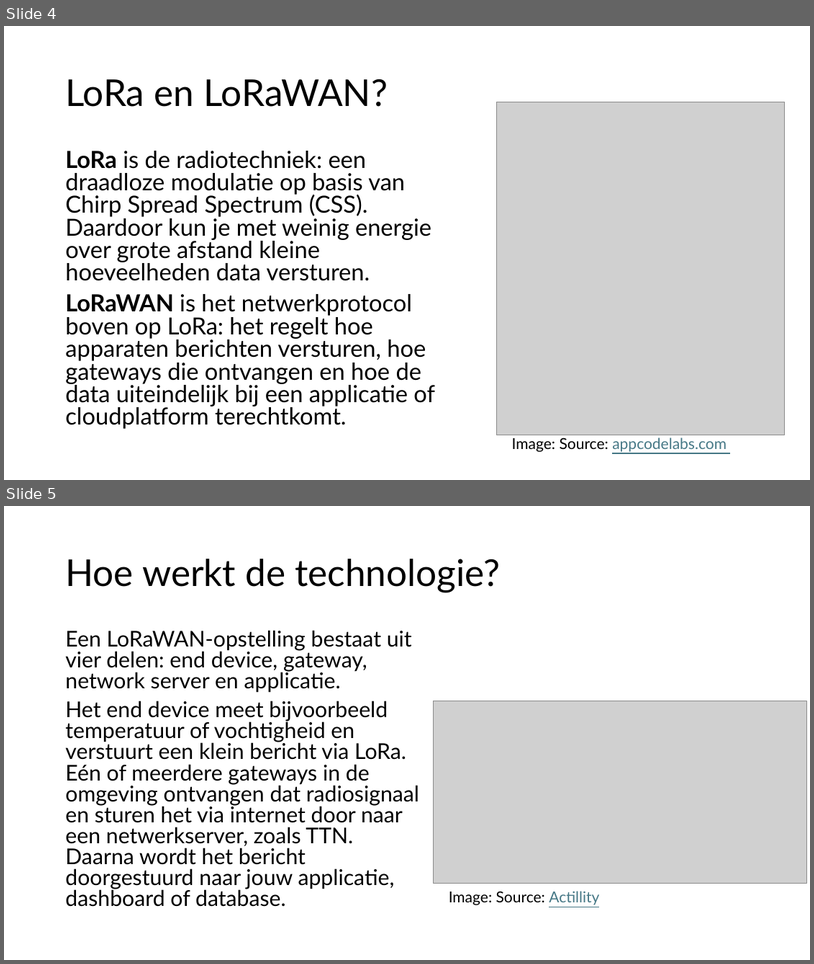
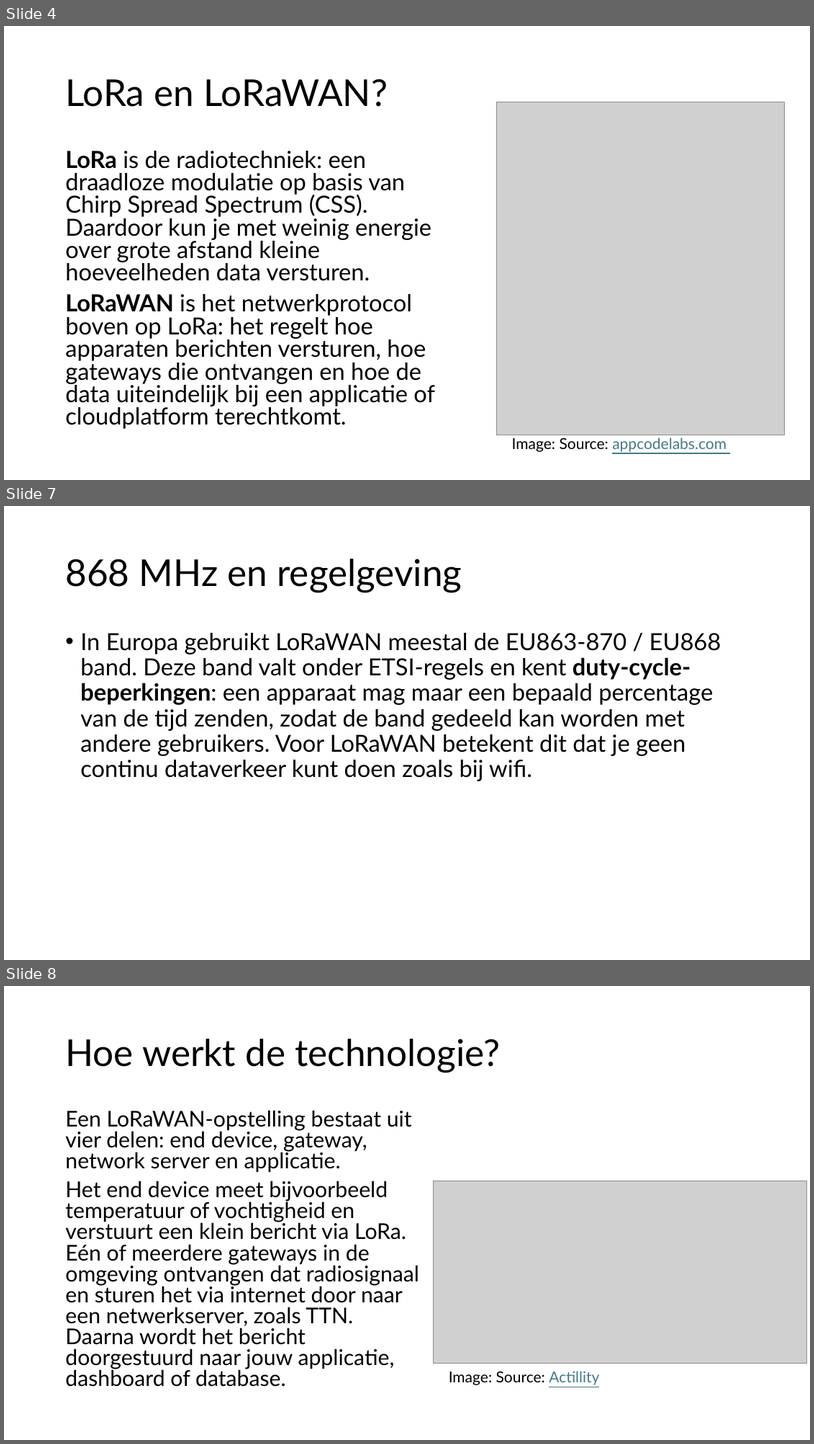
Before and after one commit to HU-TI-DEV/TI-S2, a slide deck: slides/S2_LoRa.pptx. Shown one above the other, each under a label of ours: slides 4 and 5 before the commit, slides 4, 7 and 8 after it; the slides between them are not shown. The pictures are 814x964 and 814x1444 pixels, drawn with LibreOffice and Linux fonts; fonts in the diff are those of the drawing; grey boxes stand for pictures. Boxes give left, top, right and bottom in pixels: in the first picture for what was removed or moved away, otherwise in the second. Text is boxed around its words. In the diff, an @@ line names an element or a change of style, - is before the commit and + after.

```diff
--- a/slides/S2_LoRa.pptx
+++ b/slides/S2_LoRa.pptx
@@ slide 7 added at (4,506,810,960), background #FFFFFF @@
@@ title added at (65,559,462,592), 44 pt, text #000000 @@
+868 MHz en regelgeving
@@ text added at (80,633,722,781), 28 pt, text #000000 @@
+• In Europa gebruikt LoRaWAN meestal de EU863-870 / EU868 band. Deze band valt onder ETSI-regels en kent duty-cycle-beperkingen: een apparaat mag maar een bepaald percentage van de tijd zenden, zodat de band gedeeld kan worden met andere gebruikers. Voor LoRaWAN betekent dit dat je geen continu dataverkeer kunt doen zoals bij wifi.
@@ what was slide 5 is now slide 8 @@
```
Also in this commit, not shown: 2 other slides added, 1 other file.
